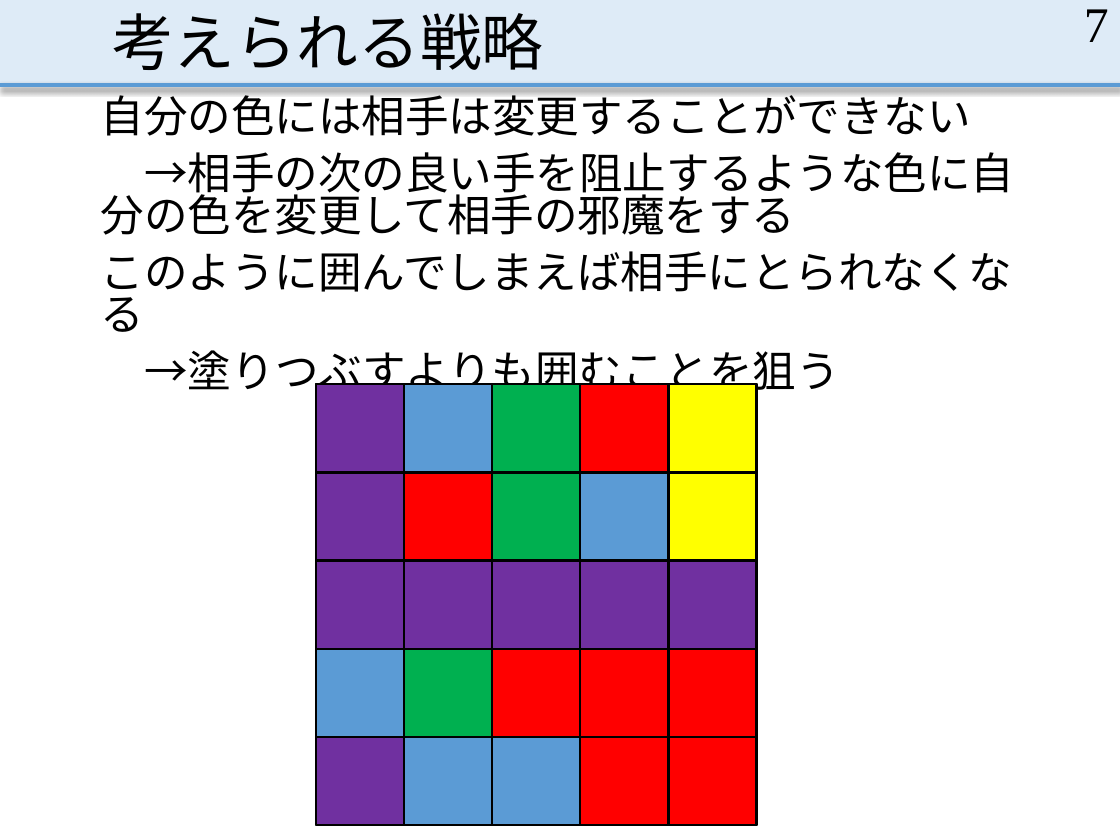
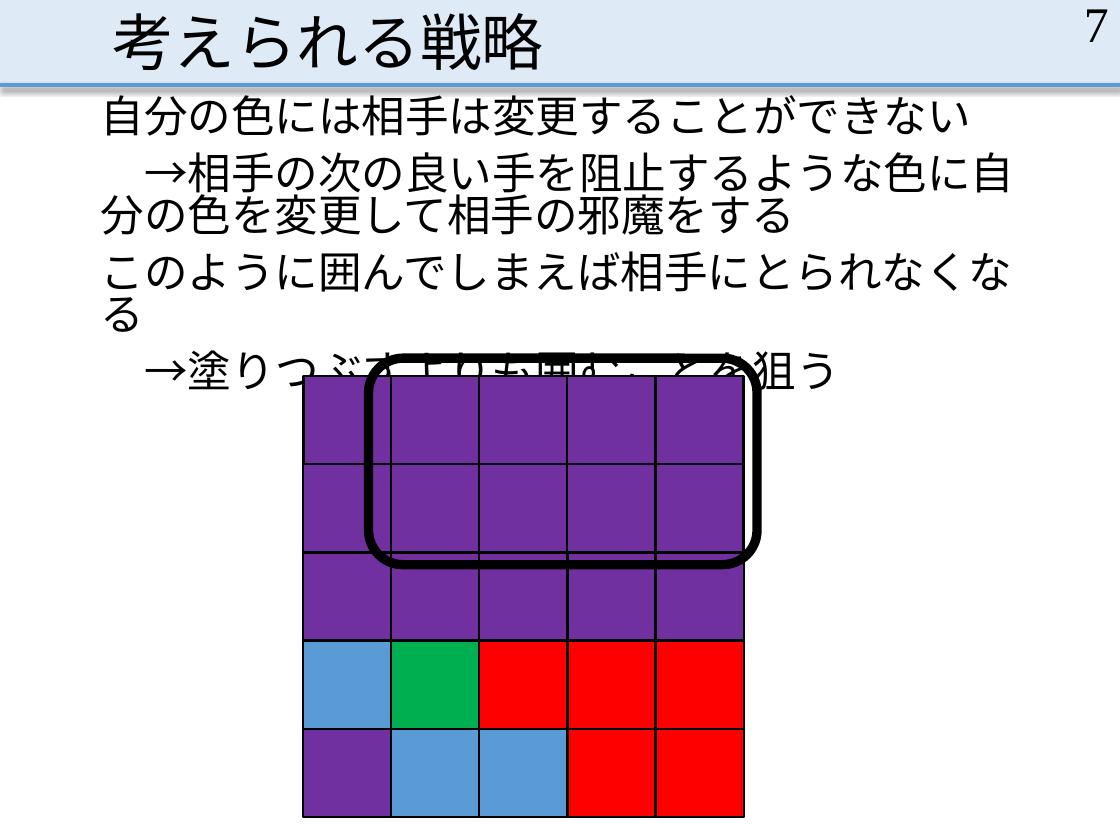
Before and after one commit to MasayaOda/SR, a slide deck: slide 7 of 中間発表.pptx. Drawn at 1120x840 pixels with LibreOffice and Linux fonts; fonts in the diff are those of the drawing. Boxes give left, top, right and bottom in pixels: in the first picture for what was removed or moved away, otherwise in the second. Text is boxed around its words. In the diff, an @@ line names an element or a change of style, - is before the commit and + after.

```diff
--- a/中間発表.pptx
+++ b/中間発表.pptx
@@ rounded rectangle added at box(368, 358, 757, 564), outline #000000 6 pt @@
@@ rectangle removed at box(316, 384, 757, 825) @@
-図とアニメーション
@@ rectangle at box(391, 376, 479, 465): fill #5B9BD5 to #7030A0 @@
@@ rectangle at box(479, 376, 568, 465): fill #00B050 to #7030A0 @@
@@ rectangle at box(568, 376, 656, 465): fill #FF0000 to #7030A0 @@
@@ 15 rectangles: place and size @@
-15 rectangles at box(316, 384, 757, 825)
+15 rectangles at box(302, 376, 744, 818)
@@ rectangle at box(655, 376, 744, 465): fill #FFFF00 to #7030A0 @@
@@ rectangle at box(391, 465, 479, 553): fill #FF0000 to #7030A0 @@
@@ rectangle at box(479, 465, 568, 553): fill #00B050 to #7030A0 @@
@@ 5 rectangles: place and size @@
-5 rectangles at box(316, 384, 669, 825)
+5 rectangles at box(304, 376, 656, 818)
@@ rectangle at box(568, 465, 656, 553): fill #5B9BD5 to #7030A0 @@
@@ rectangle at box(655, 465, 744, 553): fill #FFFF00 to #7030A0 @@
@@ rectangle: place and size @@
-rectangle at box(580, 648, 669, 737)
+rectangle at box(568, 641, 656, 729)
@@ 4 rectangles: place and size @@
-4 rectangles at box(316, 648, 757, 737)
+4 rectangles at box(302, 641, 744, 729)
```
Also in this commit, not shown: 8 other slides changed, 2 slides added.
